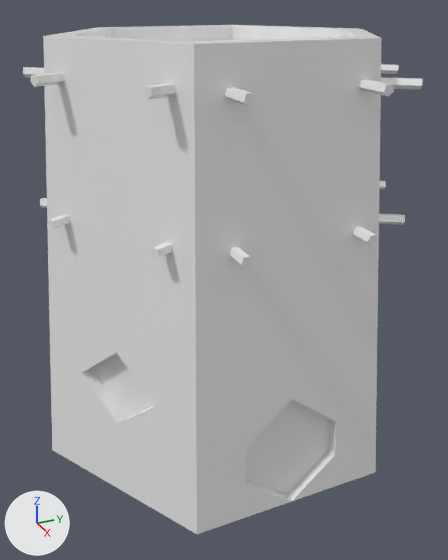
Two versions of the glTF model public/models/Bighouse.glb, one commit apart.
One viewpoint serves both versions: a 50 mm lens placed at (5.33, -2.442, 4.484), pointed at (-0.216, 0.053, 1.712). The lights are fixed; the arrows at lower left show +X, +Y and +Z. Vertices at the same position are counted once.

Objects in the first picture: 'BigHouse'.
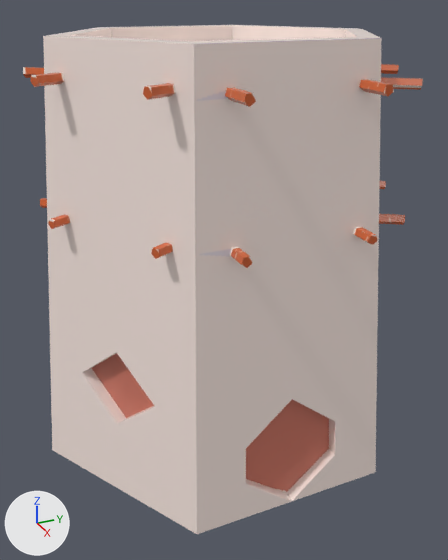
What differs and where, as boxes [x1, y1, x2, y2] in the pictures (448 x 560 px; the box of a moved part takes in the faces that stretch with it):
'BigHouse', surface changed, reshaped: [23, 25, 423, 534] in both
part 1 of me_mesh_9, moved or reshaped: [246, 449, 328, 501] in both

The change in detail:
Picture 'BigHouseTexture' (img_bighousetexture) is new.
In material 'Cylinder_material.002' (mat_cylinder_material_002), base_color is no longer (0.842, 0.842, 0.842), white #ececec.
In material 'Cylinder_material.002' (mat_cylinder_material_002), texture is now set to img_bighousetexture.
me_mesh_9 has 680 vertices, 1355 faces and spans x -2.15..1.37, y -1.93..2.07, z -0.03..4.18.
me_mesh_9 is used by ob_bighouse; location (0.0, 0.0, 0.0).
Part 1, on me_mesh_9:
Vertex 153 of me_mesh_9 moves from (1.26, 0.07, -0.03) at pixel (286, 494) to (1.26, 0.07, 0.0) at pixel (286, 492).
